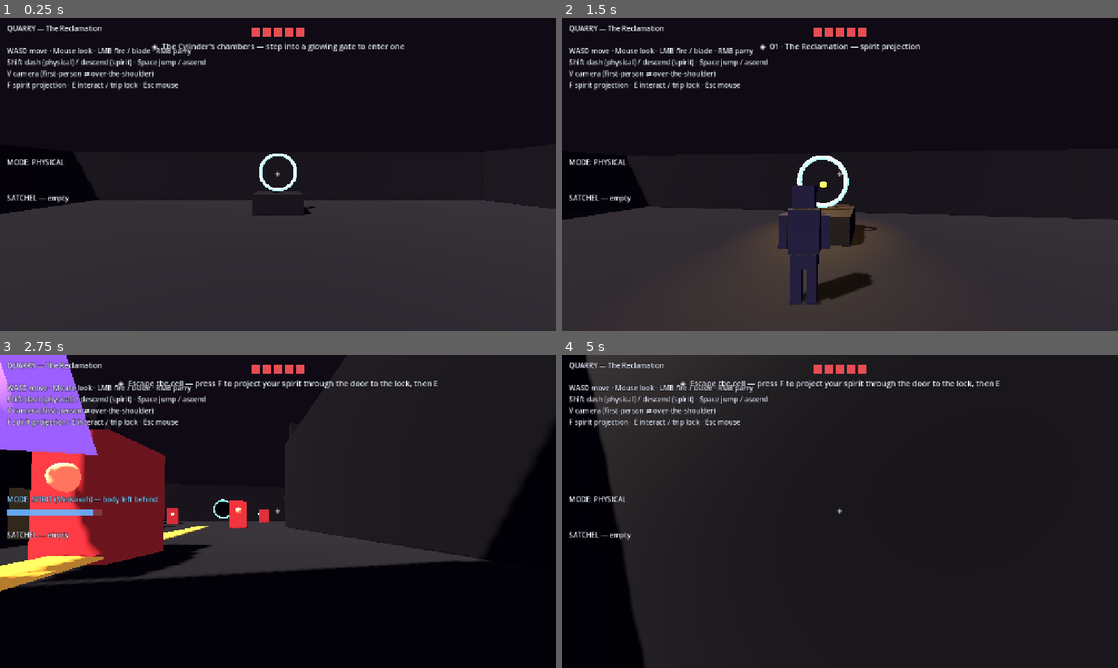
Above: before the commit, frames 1-4 (two rows, left to right).
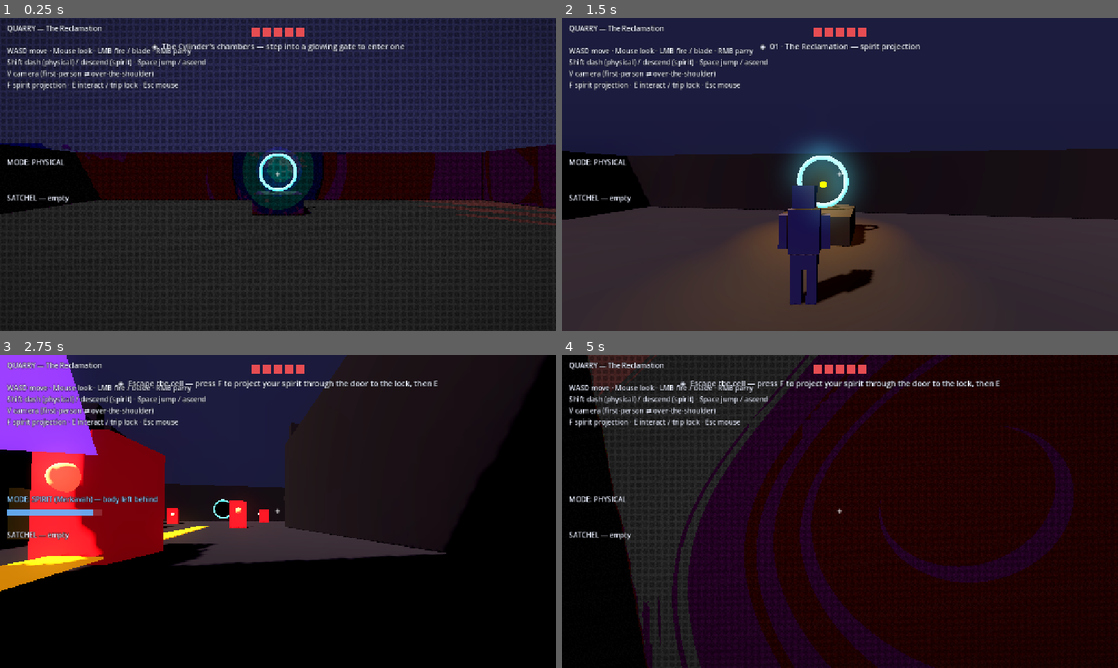
Above: after the commit, the same moments.

Repository: nathanaelries/quarry
Game: Godot game, scene res://scenes/main.tscn
Two runs of this game, one before a commit and one after it. Both use one fixed random seed, a clock stepped at 60 frames per second and the inputs below.
Inputs (mouse positions are in pixels of both pictures, inside the frame that each line leads up to):
- Up to frame 1 (0.25 s): no input
- Up to frame 2 (1.5 s): tap Enter at 0.5 s; move the mouse to (867, 174) at 0.52 s; hold P (fx_toggle, bound only after the commit) 0.53-1.28 s; hold W (move_forward) from 0.53 s (still down); click (867, 174) at 0.67 s; tap Space (jump) at 0.77 s; move the mouse to (812, 174) at 1.27 s; tap V (camera_toggle) at 1.35 s; click (812, 174) at 1.42 s
- Up to frame 3 (2.75 s): keep holding W (move_forward); tap Space (jump) at 1.52 s; tap P (fx_toggle, bound only after the commit) at 1.55, 2.3 s; tap F (spirit_toggle) at 2 s; move the mouse to (289, 505) at 2.02 s; hold Shift (dash) from 2.03 s (still down); click (289, 505) at 2.17 s
- Up to frame 4 (5 s): keep holding W (move_forward); tap F (spirit_toggle) at 2.75, 3.5 s; move the mouse to (834, 517) at 2.77 s; release Shift (dash) at 2.78 s; tap E (interact) at 2.85 s; click (834, 517) at 2.92 s; tap Space (jump) at 3.02, 3.77, 4.52 s; tap P (fx_toggle, bound only after the commit) at 3.05, 3.8, 4.35 s; move the mouse to (878, 514) at 3.52 s; hold F (spirit_toggle) 3.53-4.28 s; click (878, 514) at 3.67 s; move the mouse to (795, 508) at 4.27 s; click (795, 508) at 4.42 s

The runs differ from the first frame. In frame 1, 57% of the frame differs, in the area x 0-100%, y 0-100%; in frame 2, 43%; in frame 3, 26%; in frame 4, 54%.

Commit message:
Add look-dev render pipeline (1960s-poster post-process)
First pass at rendering the greybox toward the Art Bible's 1960s comic/poster look.
Three layers combine (toggle P to A/B against greybox):

- Environment (chamber_base): deep space-black bg, glow/bloom for the emissives,
  built-in saturation + contrast boost, a strong warm key for dramatic shadows.
- Ink outlines (shaders/poster_outline.gdshader): a fullscreen 3D pass reading the
  depth + normal buffers, inking silhouette/crease edges (Forward+).
- Comic color (shaders/poster_color.gdshader): a ColorRect under the HUD —
  posterize, saturation, pulp halftone dots, paper grain, vignette.
- scripts/postfx.gd assembles both passes; P toggles them. docs/RENDER.md documents
  the stack + tunables.

Shaders can't be compile-checked or seen headless (no GPU) — verified the scripts
and shader resources load with no parse errors; the visual is an in-editor tune.

Co-Authored-By: Claude Opus 4.8 (1M context) <noreply@anthropic.com>

Diff:
--- a/prototype/chambers/chamber_base.gd
+++ b/prototype/chambers/chamber_base.gd
@@ -13,6 +13,7 @@
 const HudScript := preload("res://scripts/hud.gd")
 const DroneScript := preload("res://scripts/drone.gd")
 const LootContainerScript := preload("res://scripts/loot_container.gd")
+const PostFxScript := preload("res://scripts/postfx.gd")
 
 const FLOOR := Color(0.14, 0.14, 0.18)
 const WALL := Color(0.11, 0.11, 0.15)
@@ -46,6 +47,8 @@
 	_hud.player = player
 	add_child(_hud)
 	_hud.set_objective(intro_objective())
+
+	add_child(PostFxScript.new())        # 1960s-poster render pipeline (toggle P)
 
 
 # ---- Override points ------------------------------------------------------
@@ -216,22 +219,30 @@
 func _build_environment() -> void:
 	var env := Environment.new()
 	env.background_mode = Environment.BG_COLOR
-	env.background_color = Color(0.03, 0.03, 0.06)
+	env.background_color = Color("0A0A0F")                 # deep space black
 	env.ambient_light_source = Environment.AMBIENT_SOURCE_COLOR
-	env.ambient_light_color = Color(0.45, 0.42, 0.5)
-	env.ambient_light_energy = 0.45
-	env.fog_enabled = true
-	env.fog_light_color = Color(0.06, 0.04, 0.08)
-	env.fog_density = 0.012
+	env.ambient_light_color = Color(0.3, 0.34, 0.5)
+	env.ambient_light_energy = 0.5
+	# Glow for the "sacred tech" emissives.
+	env.glow_enabled = true
+	env.glow_intensity = 0.9
+	env.glow_strength = 1.1
+	env.glow_bloom = 0.15
+	env.glow_hdr_threshold = 0.85
+	env.glow_blend_mode = Environment.GLOW_BLEND_MODE_ADDITIVE
+	# Bold, saturated, punchy — the built-in half of the poster look.
+	env.adjustment_enabled = true
+	env.adjustment_saturation = 1.35
+	env.adjustment_contrast = 1.15
 
 	var we := WorldEnvironment.new()
 	we.environment = env
 	add_child(we)
 
 	var sun := DirectionalLight3D.new()
-	sun.rotation_degrees = Vector3(-55, -50, 0)
-	sun.light_energy = 1.0
-	sun.light_color = Color(1.0, 0.93, 0.82)
+	sun.rotation_degrees = Vector3(-52, -46, 0)
+	sun.light_energy = 1.4                                 # dramatic key
+	sun.light_color = Color(1.0, 0.9, 0.74)
 	sun.shadow_enabled = true
 	add_child(sun)
 
@@ -248,6 +259,7 @@
 		"spirit_toggle": KEY_F,
 		"interact": KEY_E,
 		"camera_toggle": KEY_V,     # first-person ⇄ over-the-shoulder
+		"fx_toggle": KEY_P,         # poster render pipeline on/off (A/B)
 	}
 	for action in binds:
 		if not InputMap.has_action(action):
--- /dev/null
+++ b/prototype/scripts/postfx.gd
@@ -0,0 +1,50 @@
+extends Node3D
+## Quarry — the poster render pipeline (look-dev).
+##
+## Two fullscreen post passes turn the greybox into the 1960s comic look:
+##   1. ink outlines — a 3D fullscreen quad reading depth + normals (poster_outline)
+##   2. comic color  — a ColorRect over the frame: posterize / halftone / grain (poster_color)
+## Toggle with P to A/B against the raw greybox. Tune via the shader uniforms in the editor.
+##
+## NOTE: shaders can't be compile-checked headless (no GPU) — verify in-editor.
+
+const OUTLINE_SHADER := preload("res://shaders/poster_outline.gdshader")
+const COLOR_SHADER := preload("res://shaders/poster_color.gdshader")
+
+var _outline: MeshInstance3D
+var _canvas: CanvasLayer
+var _enabled := true
+
+
+func _ready() -> void:
+	# 1. Ink outlines — a fullscreen quad in the 3D scene, never culled.
+	_outline = MeshInstance3D.new()
+	var quad := QuadMesh.new()
+	quad.size = Vector2(2, 2)
+	_outline.mesh = quad
+	_outline.custom_aabb = AABB(Vector3(-100000, -100000, -100000), Vector3(200000, 200000, 200000))
+	_outline.cast_shadow = GeometryInstance3D.SHADOW_CASTING_SETTING_OFF
+	var omat := ShaderMaterial.new()
+	omat.shader = OUTLINE_SHADER
+	_outline.material_override = omat
+	add_child(_outline)
+
+	# 2. Comic color — a ColorRect below the HUD (layer 0; HUD is layer 1).
+	_canvas = CanvasLayer.new()
+	_canvas.layer = 0
+	add_child(_canvas)
+	var rect := ColorRect.new()
+	rect.anchor_right = 1.0
+	rect.anchor_bottom = 1.0
+	rect.mouse_filter = Control.MOUSE_FILTER_IGNORE
+	var cmat := ShaderMaterial.new()
+	cmat.shader = COLOR_SHADER
+	rect.material = cmat
+	_canvas.add_child(rect)
+
+
+func _unhandled_input(event: InputEvent) -> void:
+	if event.is_action_pressed("fx_toggle"):
+		_enabled = not _enabled
+		_outline.visible = _enabled
+		_canvas.visible = _enabled
--- /dev/null
+++ b/prototype/shaders/poster_color.gdshader
@@ -0,0 +1,43 @@
+// Quarry — comic color post. A fullscreen ColorRect pass over the (inked) 3D frame:
+// bold saturation, flat posterized bands, pulp halftone dots, paper grain, vignette.
+// Runs below the HUD so the UI stays crisp.
+shader_type canvas_item;
+
+uniform sampler2D screen_tex : hint_screen_texture, filter_linear;
+
+uniform float posterize : hint_range(2.0, 16.0) = 6.0;    // color bands (lower = flatter)
+uniform float saturation : hint_range(0.6, 2.5) = 1.4;
+uniform float halftone_px : hint_range(3.0, 16.0) = 6.0;  // dot cell size in pixels
+uniform float halftone_amt : hint_range(0.0, 1.0) = 0.3;  // dot strength in shadows
+uniform float grain : hint_range(0.0, 0.25) = 0.05;
+uniform float vignette : hint_range(0.0, 1.5) = 0.55;
+
+float luma(vec3 c) { return dot(c, vec3(0.299, 0.587, 0.114)); }
+float hash(vec2 p) { return fract(sin(dot(p, vec2(41.31, 289.17))) * 43758.5453); }
+
+void fragment() {
+	vec3 col = texture(screen_tex, SCREEN_UV).rgb;
+
+	// Bold saturation.
+	float l = luma(col);
+	col = clamp(mix(vec3(l), col, saturation), 0.0, 1.0);
+
+	// Flat posterized bands (cel look).
+	col = floor(col * posterize + 0.5) / posterize;
+
+	// Pulp halftone: bigger black dots where the image is darker.
+	vec2 cell = FRAGCOORD.xy / halftone_px;
+	float d = length(fract(cell) - 0.5);
+	float radius = 0.55 * (1.0 - luma(col));
+	float dot_mask = smoothstep(radius, radius - 0.12, d);   // 1 inside the dot
+	col *= mix(1.0, 1.0 - dot_mask, halftone_amt);
+
+	// Static paper grain.
+	col += (hash(FRAGCOORD.xy) - 0.5) * grain;
+
+	// Vignette for the dramatic poster framing.
+	vec2 v = SCREEN_UV - 0.5;
+	col *= 1.0 - vignette * dot(v, v);
+
+	COLOR = vec4(clamp(col, 0.0, 1.0), 1.0);
+}
--- /dev/null
+++ b/prototype/shaders/poster_outline.gdshader
@@ -0,0 +1,53 @@
+// Quarry — ink outlines. A fullscreen 3D post pass: detects silhouette/crease edges
+// from the depth + normal buffers and inks them, for the 1960s comic look.
+// Forward+ only (needs the normal-roughness buffer). Tunables are exposed as uniforms.
+shader_type spatial;
+render_mode unshaded, fog_disabled, depth_test_disabled, depth_draw_never, cull_disabled, shadows_disabled;
+
+uniform sampler2D screen_tex : hint_screen_texture, filter_linear;
+uniform sampler2D depth_tex : hint_depth_texture, filter_nearest;
+uniform sampler2D normal_tex : hint_normal_roughness_texture, filter_nearest;
+
+uniform float thickness : hint_range(0.5, 3.0) = 1.3;   // outline width, in pixels
+uniform float depth_edge : hint_range(0.0, 0.02) = 0.004;
+uniform float normal_edge : hint_range(0.0, 2.0) = 0.55;
+uniform vec3 ink : source_color = vec3(0.05, 0.04, 0.08);
+uniform float ink_amount : hint_range(0.0, 1.0) = 0.9;
+
+void vertex() {
+	// Fill the screen regardless of the camera (a fullscreen triangle/quad trick).
+	POSITION = vec4(VERTEX.xy, 1.0, 1.0);
+}
+
+float raw_depth(vec2 uv) {
+	return texture(depth_tex, uv).r;
+}
+
+vec3 view_normal(vec2 uv) {
+	return texture(normal_tex, uv).xyz * 2.0 - 1.0;
+}
+
+void fragment() {
+	vec2 uv = SCREEN_UV;
+	vec2 px = thickness / VIEWPORT_SIZE;
+	vec3 col = texture(screen_tex, uv).rgb;
+
+	// Depth discontinuities (silhouettes).
+	float dc = raw_depth(uv);
+	float dd = abs(dc - raw_depth(uv + vec2(px.x, 0.0)))
+		+ abs(dc - raw_depth(uv - vec2(px.x, 0.0)))
+		+ abs(dc - raw_depth(uv + vec2(0.0, px.y)))
+		+ abs(dc - raw_depth(uv - vec2(0.0, px.y)));
+	float e_depth = step(depth_edge, dd);
+
+	// Normal discontinuities (creases).
+	vec3 nc = view_normal(uv);
+	float nd = (1.0 - dot(nc, view_normal(uv + vec2(px.x, 0.0))))
+		+ (1.0 - dot(nc, view_normal(uv - vec2(px.x, 0.0))))
+		+ (1.0 - dot(nc, view_normal(uv + vec2(0.0, px.y))))
+		+ (1.0 - dot(nc, view_normal(uv - vec2(0.0, px.y))));
+	float e_normal = step(normal_edge, nd);
+
+	float edge = clamp(e_depth + e_normal, 0.0, 1.0) * ink_amount;
+	ALBEDO = mix(col, ink, edge);
+}
Not shown, changed: README.md
Not shown, added: docs/RENDER.md
